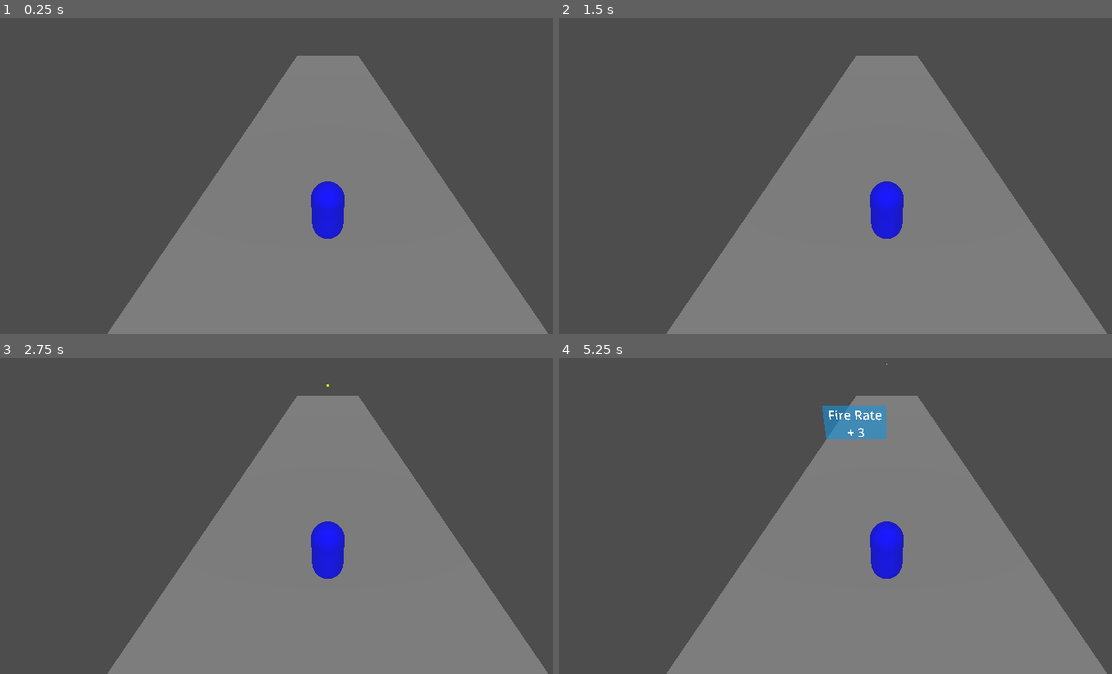
Above: before the commit, frames 1-4 (two rows, left to right).
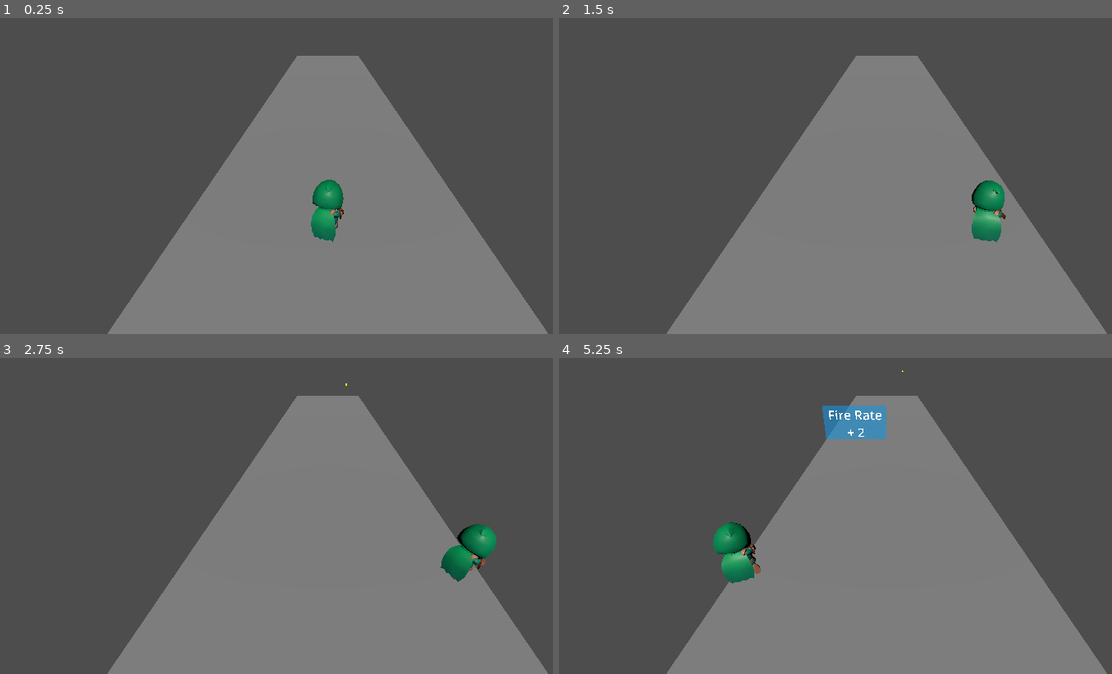
Above: after the commit, the same moments.

Repository: RoldLorenzo/ad_game
Game: Godot game, scene res://scenes/main.tscn
Same seed, same stepped clock (60 frames per second), same inputs: the game is played once before the commit and once after it.
Inputs:
- Up to frame 1 (0.25 s): no input
- Up to frame 2 (1.5 s): tap Enter at 0.5 s; hold D (move_right) 0.53-1.28 s; hold A (move_left) from 1.28 s (still down)
- Up to frame 3 (2.75 s): release A (move_left) at 2.03 s; hold D (move_right) from 2.03 s (still down)
- Up to frame 4 (5.25 s): release D (move_right) at 3.53 s; hold A (move_left) from 3.53 s (still down)

The runs differ from the first frame. In frame 1, 1.0% of the frame differs, in the area x 56-63%, y 51-71%; in frame 2, 1.9%; in frame 3, 2.0%; in frame 4, 2.1%, in the area x 27-63%, y 1-72%.
Error before the commit: Cannot call method 'set' on a null value. (res://scripts/player.gd:16)

Commit message:
adicionado ak-47

Diff:
--- a/scenes/main.tscn
+++ b/scenes/main.tscn
@@ -1,9 +1,9 @@
-[gd_scene load_steps=8 format=3 uid="uid://51bupjfkn8d0"]
+[gd_scene load_steps=9 format=3 uid="uid://51bupjfkn8d0"]
 
+[ext_resource type="Script" path="res://scripts/main.gd" id="1_0wfyh"]
 [ext_resource type="PackedScene" uid="uid://jym00tuoxqch" path="res://scenes/rogue_hooded.tscn" id="1_o5qli"]
-[ext_resource type="Script" uid="uid://esxywh6482nq" path="res://scripts/main.gd" id="1_0wfyh"]
-[ext_resource type="PackedScene" uid="uid://ca6id1c57nqu5" path="res://scenes/player.tscn" id="1_o5qli"]
 [ext_resource type="PackedScene" uid="uid://ys4mt3vjts4o" path="res://scenes/upgrade_area.tscn" id="2_sugp2"]
+[ext_resource type="PackedScene" uid="uid://danpm1iwkgo1u" path="res://scenes/bullet.tscn" id="4_jyhfs"]
 
 [sub_resource type="BoxShape3D" id="BoxShape3D_sgp6g"]
 size = Vector3(15, 2, 60)
@@ -22,7 +22,8 @@
 upgrade_area_scene = ExtResource("2_sugp2")
 
 [node name="Rogue_Hooded" parent="." instance=ExtResource("1_o5qli")]
-transform = Transform3D(-1, 0, -8.74228e-08, 0, 1, 0, 8.74228e-08, 0, -1, 0, 1.50987, 8.2483)
+transform = Transform3D(-1, 0, -8.74228e-08, 0, 1, 0, 8.74228e-08, 0, -1, 0, 1.52602, 8.29757)
+bullet_scene = ExtResource("4_jyhfs")
 
 [node name="Ground" type="StaticBody3D" parent="."]
 transform = Transform3D(1, 0, 0, 0, 1, 0, 0, 0, 1, 0, -1, -16)
--- a/scenes/rogue_hooded.tscn
+++ b/scenes/rogue_hooded.tscn
@@ -1,7 +1,8 @@
-[gd_scene load_steps=13 format=3 uid="uid://jym00tuoxqch"]
+[gd_scene load_steps=14 format=3 uid="uid://jym00tuoxqch"]
 
 [ext_resource type="PackedScene" uid="uid://cukn40ilg0yp3" path="res://assets/characters/Rogue_Hooded.glb" id="1_d7xhm"]
 [ext_resource type="Script" uid="uid://b4m246jw57var" path="res://scripts/player.gd" id="2_ou4w3"]
+[ext_resource type="PackedScene" uid="uid://c2u2s4onjaipf" path="res://assets/character_items/ak47.glb" id="3_abk0e"]
 
 [sub_resource type="AnimationNodeAnimation" id="AnimationNodeAnimation_ou4w3"]
 animation = &"Running_Strafe_Right"
@@ -35,7 +36,7 @@
 input_2/reset = true
 
 [sub_resource type="AnimationNodeBlendTree" id="AnimationNodeBlendTree_27mb0"]
-graph_offset = Vector2(-530.541, 79.1263)
+graph_offset = Vector2(-658.547, 112.302)
 nodes/Animation/node = SubResource("AnimationNodeAnimation_v0w2y")
 nodes/Animation/position = Vector2(-500, 200)
 "nodes/Animation 2/node" = SubResource("AnimationNodeAnimation_ou4w3")
@@ -69,91 +70,94 @@
 transform = Transform3D(1.295, 0, 0, 0, 1.295, 0, 0, 0, 1.295, 0, -1.495, 0)
 
 [node name="Skeleton3D" parent="Rig" index="0"]
-bones/0/position = Vector3(0, 0.0328993, 0)
-bones/1/position = Vector3(0, 0.436391, 0)
-bones/1/rotation = Quaternion(0.0992956, -1.1862e-07, 1.1837e-08, 0.995058)
-bones/2/rotation = Quaternion(0.0162784, -0.225115, -0.0271661, 0.973817)
-bones/3/rotation = Quaternion(0.0421341, -0.00171336, -0.00881443, 0.999072)
-bones/4/position = Vector3(0.237825, 0.134132, 0.0707304)
-bones/4/rotation = Quaternion(-0.52818, -0.381138, -0.758762, 0.00630003)
-bones/5/rotation = Quaternion(-3.68391e-09, -3.91213e-08, -0.724537, 0.689236)
-bones/7/rotation = Quaternion(-0.329134, 0.357265, -0.296063, 0.822423)
-bones/8/position = Vector3(8.34828e-10, 0.0961251, -0.0575)
-bones/8/rotation = Quaternion(1.60975e-09, 1.60975e-09, -0.707107, 0.707107)
-bones/10/position = Vector3(-0.205704, 0.134132, -0.0728219)
-bones/10/rotation = Quaternion(-0.635798, 0.250152, 0.496365, 0.535543)
-bones/11/rotation = Quaternion(2.52565e-08, 1.74309e-08, 0.764192, 0.644988)
-bones/13/rotation = Quaternion(-0.214549, 0.501577, 0.335237, 0.768118)
-bones/14/position = Vector3(-0.00327587, 0.0957435, -0.0747036)
-bones/14/rotation = Quaternion(0.0182482, 0.0177895, 0.707211, 0.706543)
-bones/19/rotation = Quaternion(-0.0230365, 0.170834, 0.0894936, 0.980957)
-bones/21/position = Vector3(0.170945, 0.113587, -0.096534)
-bones/21/rotation = Quaternion(0.999059, -2.28881e-07, -4.32957e-08, 0.0433752)
-bones/22/rotation = Quaternion(0.657525, 5.20196e-08, -4.56631e-07, 0.753433)
-bones/23/rotation = Quaternion(-0.203585, 6.47747e-08, 3.00762e-07, 0.979057)
-bones/24/rotation = Quaternion(2.7642e-08, 0.883188, -0.469018, 5.70685e-08)
-bones/25/position = Vector3(-0.170945, 0.113587, 0.096534)
-bones/25/rotation = Quaternion(0.824376, 2.24667e-07, -6.33986e-08, 0.566042)
-bones/26/rotation = Quaternion(0.47662, -6.06968e-08, 3.30998e-07, 0.87911)
-bones/27/rotation = Quaternion(-0.639725, 1.82792e-07, -1.46207e-07, 0.768604)
-bones/28/rotation = Quaternion(3.04797e-08, 0.920355, -0.391084, -6.94848e-08)
-bones/29/position = Vector3(0.170945, 0.326512, 0.610014)
-bones/29/rotation = Quaternion(0.707107, -2.29302e-07, -4.60551e-08, 0.707107)
-bones/30/position = Vector3(0.170945, 0.127451, -0.446242)
-bones/30/rotation = Quaternion(0.166595, -9.53103e-08, 1.40792e-08, 0.986026)
-bones/31/rotation = Quaternion(7.54953e-15, -1.38321e-22, 1, 4.44089e-16)
-bones/32/position = Vector3(3.75294e-09, 0.213436, 0)
-bones/32/rotation = Quaternion(-1.04035e-07, 0.391084, 0.920355, -2.95261e-08)
-bones/33/position = Vector3(-6.31128e-09, 0.16565, -5.09137e-09)
-bones/34/rotation = Quaternion(1, -1.33227e-15, 1.94707e-07, 0)
-bones/36/position = Vector3(-0.170945, 0.326512, 0.610014)
-bones/36/rotation = Quaternion(0.707107, -3.82385e-08, 1.45009e-07, 0.707107)
-bones/37/position = Vector3(-0.170945, 0.318231, 0.592137)
-bones/37/rotation = Quaternion(-0.892056, -5.30645e-08, -8.35985e-08, 0.451924)
-bones/38/position = Vector3(1.94581e-08, 0.362833, 5.96046e-08)
-bones/38/rotation = Quaternion(7.10544e-15, -1.38321e-22, 1, -2.22045e-16)
-bones/39/position = Vector3(3.75294e-09, 0.213436, 2.14539e-08)
-bones/39/rotation = Quaternion(-1.04035e-07, 0.391084, 0.920355, -2.95261e-08)
-bones/40/position = Vector3(-6.31128e-09, 0.16565, 2.282e-08)
-bones/41/rotation = Quaternion(1, 4.44087e-16, 1.94707e-07, 1.54616e-29)
-bones/43/position = Vector3(0.453508, 0.906761, -0.688859)
-bones/43/rotation = Quaternion(-0.707107, -7.27951e-08, -7.27951e-08, 0.707107)
-bones/44/position = Vector3(0.513182, 0.813883, 0.137661)
-bones/44/rotation = Quaternion(0.662014, 0.459907, 0.537109, 0.248469)
-bones/45/position = Vector3(-0.453507, 0.906761, -0.68886)
-bones/45/rotation = Quaternion(-0.707107, -7.27951e-08, -7.27951e-08, 0.707107)
-bones/46/position = Vector3(-0.513182, 0.813884, 0.13766)
-bones/46/rotation = Quaternion(-0.662015, 0.459907, 0.537108, -0.248469)
+bones/0/rotation = Quaternion(-1.72064e-08, 0.5, 2.98023e-08, 0.866025)
+bones/1/position = Vector3(5.81289e-16, 0.432355, 1.57176e-15)
+bones/1/rotation = Quaternion(0.0959553, -0.00670995, -0.069433, 0.992938)
+bones/2/rotation = Quaternion(-0.000897545, -0.221159, -0.0173743, 0.975083)
+bones/3/rotation = Quaternion(0.0750994, -0.157063, 0.0604578, 0.982871)
+bones/4/position = Vector3(0.241139, 0.135566, 0.0782876)
+bones/4/rotation = Quaternion(-0.479863, -0.384074, -0.788508, -0.0217753)
+bones/5/rotation = Quaternion(4.35914e-08, -1.77912e-08, -0.709239, 0.704968)
+bones/7/rotation = Quaternion(-0.336102, 0.397004, -0.30868, 0.796329)
+bones/8/position = Vector3(-3.13882e-09, 0.0961251, -0.0575)
+bones/8/rotation = Quaternion(0.00263871, -0.00651585, -0.721726, 0.692144)
+bones/10/position = Vector3(-0.2054, 0.134826, -0.0744359)
+bones/10/rotation = Quaternion(-0.641002, 0.239012, 0.484021, 0.545631)
+bones/11/rotation = Quaternion(5.46603e-08, 9.50876e-09, 0.786583, 0.617485)
+bones/13/rotation = Quaternion(-0.209266, 0.508125, 0.337661, 0.7642)
+bones/14/position = Vector3(-0.00353484, 0.0925301, -0.0759096)
+bones/14/rotation = Quaternion(0.0230462, 0.0128456, 0.730133, 0.682796)
+bones/19/rotation = Quaternion(-0.0191024, 0.171711, 0.08843, 0.980985)
+bones/21/position = Vector3(0.170945, 0.113587, -0.0724837)
+bones/21/rotation = Quaternion(0.999284, 0.0312311, -0.00686249, 0.0202337)
+bones/22/rotation = Quaternion(0.707459, 9.64804e-09, -4.88175e-07, 0.706754)
+bones/23/rotation = Quaternion(-0.272634, -0.0373755, -0.00602357, 0.961373)
+bones/24/rotation = Quaternion(-3.16545e-08, 0.920355, -0.391084, 6.78278e-08)
+bones/25/position = Vector3(-0.170945, 0.113587, 0.0724837)
+bones/25/rotation = Quaternion(0.959474, 0.0505061, 0.0105494, 0.277033)
+bones/26/rotation = Quaternion(0.00197285, -8.34552e-08, -1.09966e-08, 0.999998)
+bones/27/rotation = Quaternion(-0.451048, 0.0101534, -0.0159991, 0.892298)
+bones/28/rotation = Quaternion(2.18941e-08, 0.920355, -0.391084, -7.30776e-08)
+bones/29/position = Vector3(0.170945, 0.30083, 0.584333)
+bones/29/rotation = Quaternion(0.707107, -2.39839e-07, -3.55184e-08, 0.707107)
+bones/30/position = Vector3(0.170945, 0.127798, -0.437809)
+bones/30/rotation = Quaternion(0.182995, -1.00496e-07, 1.81543e-08, 0.983114)
+bones/31/position = Vector3(4.55695e-09, 0.362833, -2.42861e-15)
+bones/31/rotation = Quaternion(-1.45184e-08, -7.45058e-09, 1, -4.88191e-10)
+bones/32/rotation = Quaternion(-1.09882e-07, 0.391084, 0.920355, -1.6257e-08)
+bones/34/rotation = Quaternion(1, -1.44977e-08, 1.95433e-07, 1.86264e-09)
+bones/36/position = Vector3(-0.170945, 0.30083, 0.584333)
+bones/36/rotation = Quaternion(0.707107, -4.87752e-08, 1.55545e-07, 0.707107)
+bones/37/position = Vector3(-0.170945, 0.231713, 0.520118)
+bones/37/rotation = Quaternion(-0.879155, -5.35916e-08, -8.57111e-08, 0.476536)
+bones/38/rotation = Quaternion(7.25382e-09, -1.35037e-22, 1, 4.60692e-10)
+bones/39/position = Vector3(1.86541e-08, 0.213436, 2.14539e-08)
+bones/39/rotation = Quaternion(-9.90067e-08, 0.391084, 0.920355, -2.83689e-08)
+bones/40/position = Vector3(-6.31127e-09, 0.16565, -3.00468e-08)
+bones/41/rotation = Quaternion(1, 1.66275e-09, 1.97787e-07, 3.2375e-16)
+bones/43/position = Vector3(1.08793, 0.706761, 0.0332676)
+bones/43/rotation = Quaternion(-0.696364, -0.122788, -0.122788, 0.696364)
+bones/44/position = Vector3(0.386399, 0.899075, 0.522326)
+bones/44/rotation = Quaternion(0.510202, 0.371507, 0.701652, 0.330697)
+bones/45/position = Vector3(-0.208121, 0.906761, -0.792704)
+bones/45/rotation = Quaternion(-0.696364, -0.122788, -0.122788, 0.696364)
+bones/46/position = Vector3(-0.516082, 0.899075, -0.0382843)
+bones/46/rotation = Quaternion(-0.755235, 0.475195, 0.426899, -0.14686)
 
 [node name="Knife_Offhand" parent="Rig/Skeleton3D" index="0"]
-transform = Transform3D(0.974734, 0.222005, 0.0246354, -0.0711115, 0.203873, 0.97641, 0.211746, -0.953493, 0.214509, -0.119709, 0.908492, 0.60579)
+transform = Transform3D(0.943358, -0.323763, 0.0724661, -0.0617316, 0.0433173, 0.997151, -0.325979, -0.945145, 0.0208773, 0.312945, 0.913144, 0.445531)
 visible = false
 
 [node name="1H_Crossbow" parent="Rig/Skeleton3D" index="1"]
-transform = Transform3D(0.999523, 0.02686, 0.0152104, -0.0232274, 0.979007, -0.202498, -0.0203298, 0.202049, 0.979164, -0.412552, 1.05789, 0.0335948)
+transform = Transform3D(0.736166, 0.0649127, 0.673681, -0.0616781, 0.997682, -0.0287332, -0.673984, -0.0203987, 0.738463, -0.235316, 1.02889, 0.17065)
 visible = false
 
 [node name="2H_Crossbow" parent="Rig/Skeleton3D" index="2"]
-transform = Transform3D(0.999523, 0.02686, 0.0152104, -0.0232274, 0.979007, -0.202498, -0.0203298, 0.202049, 0.979164, -0.412552, 1.05789, 0.0335948)
+transform = Transform3D(0.736166, 0.0649127, 0.673681, -0.0616781, 0.997682, -0.0287332, -0.673984, -0.0203987, 0.738463, -0.235316, 1.02889, 0.17065)
+
+[node name="2H_Crossbow" parent="Rig/Skeleton3D/2H_Crossbow" index="0"]
 visible = false
 
+[node name="ak472" parent="Rig/Skeleton3D/2H_Crossbow" index="1" instance=ExtResource("3_abk0e")]
+transform = Transform3D(0.128196, 3.40617e-05, -2.09608, -1.43144e-05, 2.1, 3.32494e-05, 2.09608, 1.22562e-05, 0.128196, -0.00999999, 0.125, 0.24)
+
 [node name="Knife" parent="Rig/Skeleton3D" index="3"]
-transform = Transform3D(-0.0152104, 0.0268603, 0.999523, 0.202498, 0.979007, -0.0232277, -0.979164, 0.202048, -0.0203299, -0.410682, 1.04684, 0.138136)
+transform = Transform3D(-0.673681, 0.0649128, 0.736166, 0.028733, 0.997682, -0.0616784, -0.738463, -0.020399, -0.673984, -0.164157, 1.03621, 0.247703)
 visible = false
 
 [node name="Throwable" parent="Rig/Skeleton3D" index="4"]
-transform = Transform3D(-0.0152104, 0.0268601, 0.999523, 0.202498, 0.979007, -0.0232276, -0.979164, 0.202048, -0.0203299, -0.40584, 1.2233, 0.174554)
+transform = Transform3D(-0.673681, 0.0649127, 0.736166, 0.028733, 0.997682, -0.0616783, -0.738463, -0.0203989, -0.673984, -0.152457, 1.21604, 0.244026)
 visible = false
 
 [node name="Rogue_Cape" parent="Rig/Skeleton3D" index="5"]
-transform = Transform3D(0.895039, 0.0240836, -0.445337, -0.163238, 0.946942, -0.276865, 0.415041, 0.3205, 0.851481, 0.0229504, 1.25142, 0.206)
+transform = Transform3D(0.951272, 0.207215, 0.22835, -0.166644, 0.968563, -0.184706, -0.259445, 0.137653, 0.955898, 0.191322, 1.21658, 0.0108208)
 
 [node name="AnimationTree" type="AnimationTree" parent="." index="2"]
 tree_root = SubResource("AnimationNodeBlendTree_27mb0")
 anim_player = NodePath("../AnimationPlayer")
 parameters/RunWeapon/blend_amount = 1.0
-parameters/Transition/current_state = "Run"
-parameters/Transition/transition_request = ""
+parameters/Transition/current_state = 0.692286
+parameters/Transition/transition_request = 0.0166667
 parameters/Transition/current_index = 2
 
 [node name="CollisionShape3D" type="CollisionShape3D" parent="." index="3"]
@@ -165,4 +169,10 @@
 mesh = SubResource("CapsuleMesh_abk0e")
 
 [node name="ShootTimer" type="Timer" parent="." index="5"]
+wait_time = 1.5
 autostart = true
+
+[node name="BulletSpawnPos" type="Marker3D" parent="." index="6"]
+transform = Transform3D(1, 0, 0, 0, 1, 0, 0, 0, 1, -0.456635, 0, 1.50919)
+
+[connection signal="timeout" from="ShootTimer" to="." method="_on_shoot_timer_timeout"]
--- a/scripts/player.gd
+++ b/scripts/player.gd
@@ -31,6 +31,7 @@
 func upgrade_fire_rate(time_off: float) -> void:
 	var new_time = $ShootTimer.wait_time - time_off
 	$ShootTimer.wait_time = max(new_time, min_fire_rate)
+	print(new_time)
 
 func upgrade_speed(increase: int) -> void:
 	speed = min(speed + increase, max_speed)
@@ -38,7 +39,6 @@
 func _on_shoot_timer_timeout() -> void:
 	var bullet = bullet_scene.instantiate()
 
-	bullet.position = position
-	bullet.rotation = rotation
+	bullet.position = $BulletSpawnPos.global_position
 
 	get_parent().add_child(bullet)
Binary file added: assets/character_items/ak47.glb
Not shown, added: assets/character_items/ak47.glb.import
Binary file added: assets/character_items/ak47_akmat.png
Not shown, added: assets/character_items/ak47_akmat.png.import
Not shown, added: assets/character_items/desktop.ini
Not shown: 1 places in scenes/upgrade_area.tscn that only renumber resources
